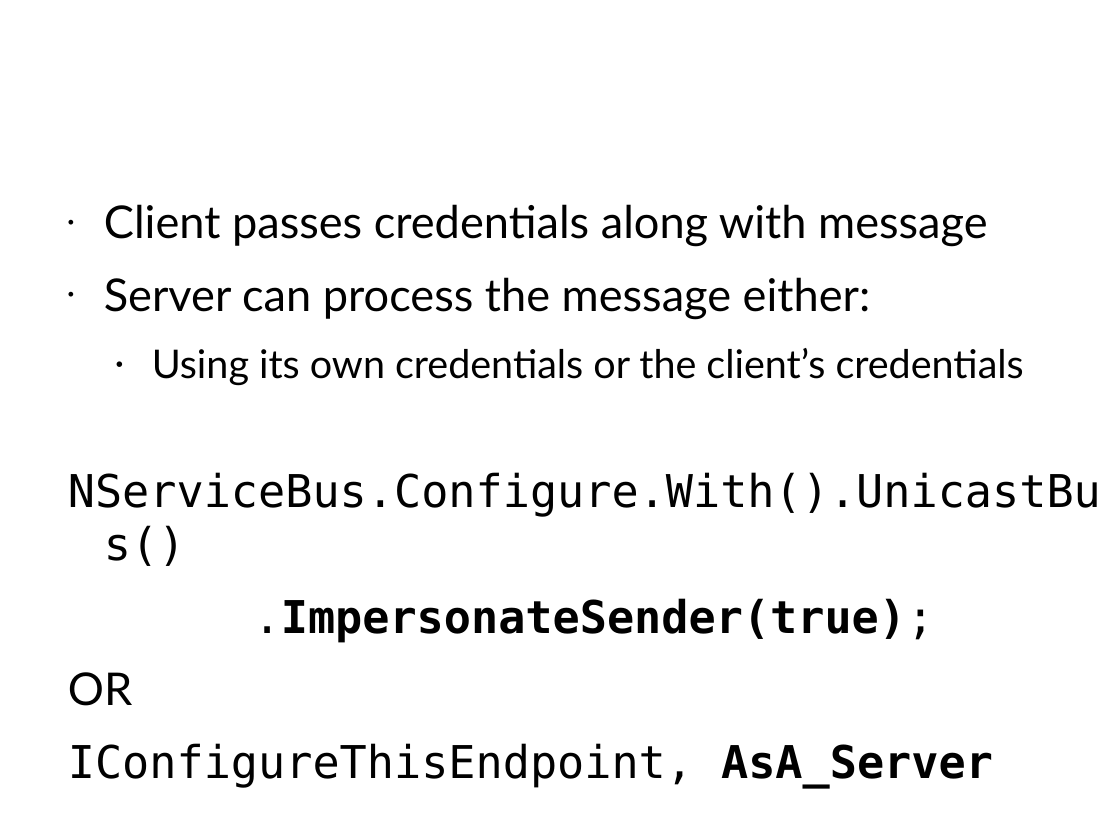
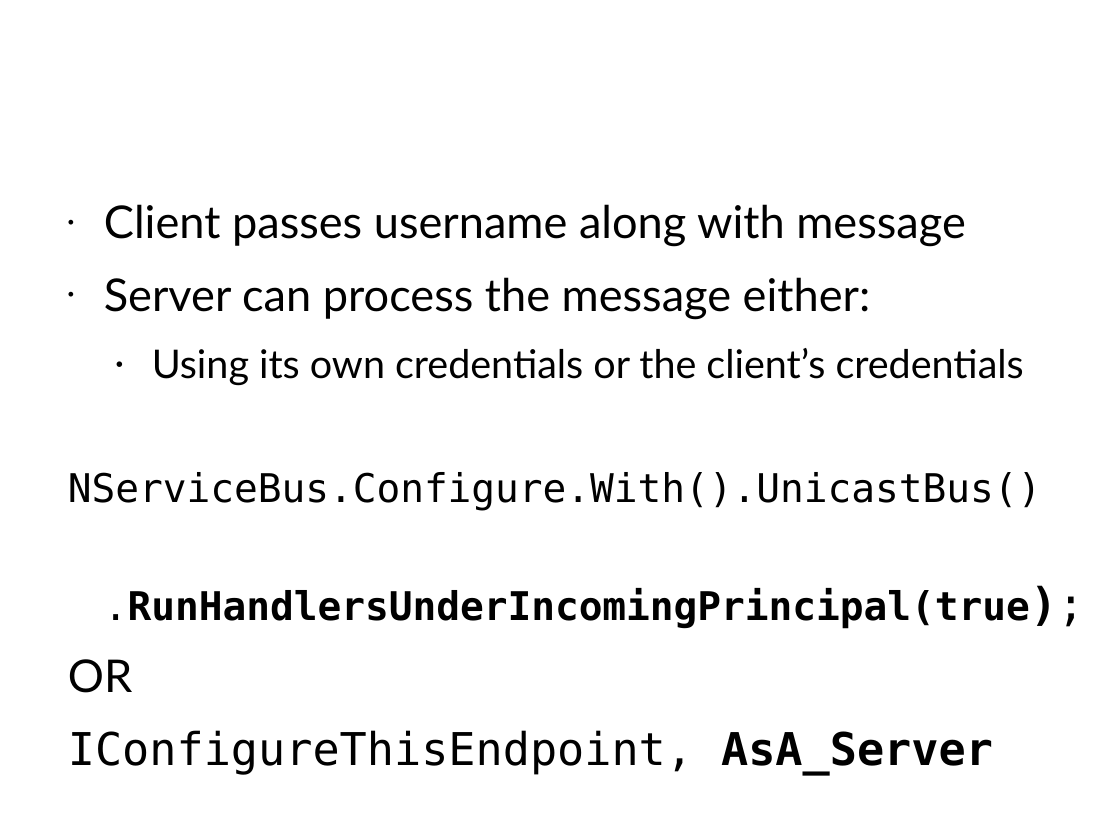
Before and after one commit to Particular/Course.Slides, a slide deck: slide 37 of EnterpriseDevelopmentWithNServiceBus.pptx. Drawn at 1120x840 pixels with LibreOffice and Linux fonts; fonts in the diff are those of the drawing; background and template pictures are left out. Boxes give left, top, right and bottom in pixels: in the first picture for what was removed or moved away, otherwise in the second. Text is boxed around its words. In the diff, an @@ line names an element or a change of style, - is before the commit and + after.

```diff
--- a/EnterpriseDevelopmentWithNServiceBus.pptx
+++ b/EnterpriseDevelopmentWithNServiceBus.pptx
@@ text at box(104, 204, 966, 247): text changed @@
-• Client passes credentials along with message
+• Client passes username along with message
@@ text at box(68, 472, 1041, 511): size 32 to 28 pt in "NServiceBus.Configure.With().UnicastBus()" @@
@@ text at box(104, 588, 1030, 628): text changed; size 32 to 28 pt @@
-.ImpersonateSender(true);
+.RunHandlersUnderIncomingPrincipal(true);
```
Also in this commit, not shown: 1 other slide changed.
